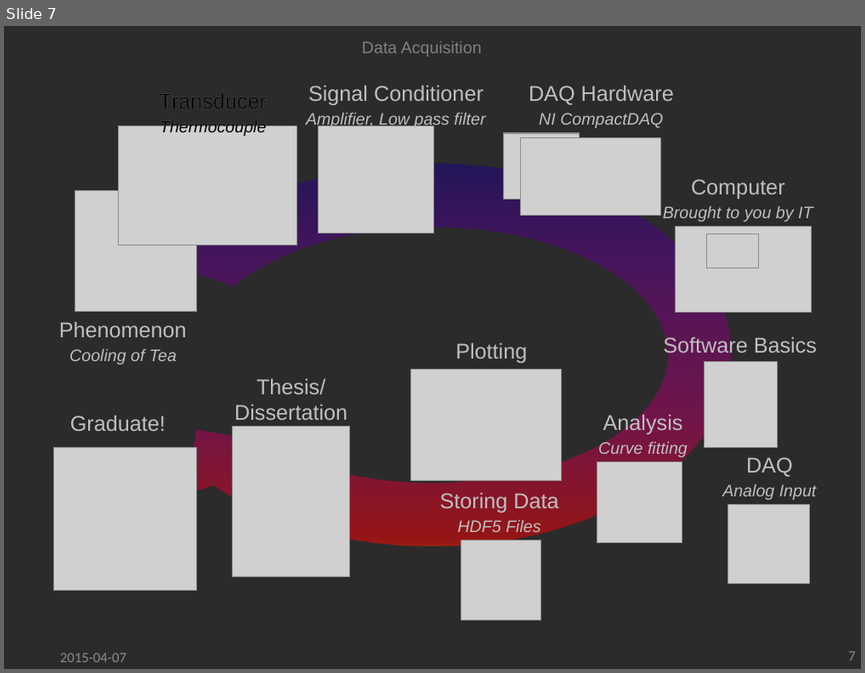
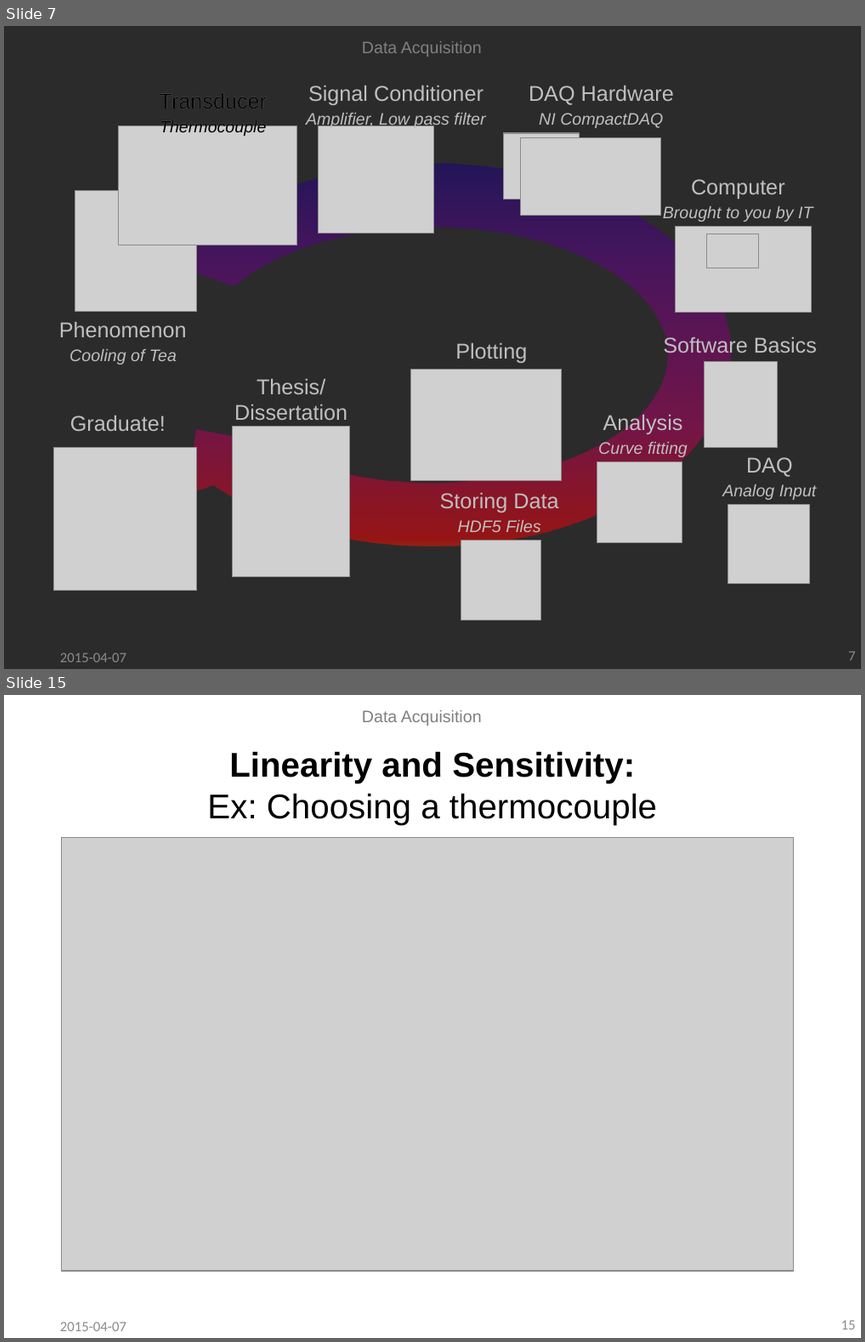
Before and after one commit to ddhanraj/ddhanraj, a slide deck: slides/DAQ.pptx. Shown one above the other, each under a label of ours: slide 7 before the commit, slides 7 and 15 after it; the slides between them are not shown. The pictures are 865x673 and 865x1342 pixels, drawn with LibreOffice and Linux fonts; fonts in the diff are those of the drawing; grey boxes stand for pictures; background and template pictures are left out; a plain dark background stands for a picture behind light text. Boxes give left, top, right and bottom in pixels: in the first picture for what was removed or moved away, otherwise in the second. Text is boxed around its words. In the diff, an @@ line names an element or a change of style, - is before the commit and + after.

```diff
--- a/slides/DAQ.pptx
+++ b/slides/DAQ.pptx
@@ slide 15 added at box(4, 695, 861, 1338), background picture (left out) @@
@@ text added at box(362, 710, 482, 726), 14 pt, text #808080 @@
+Data Acquisition
@@ title added at box(207, 751, 657, 825), 28.8 pt, text #000000, bold @@
+Linearity and Sensitivity:
+Ex: Choosing a thermocouple
@@ picture added at box(62, 838, 794, 1270) @@
@@ text added at box(60, 1321, 126, 1331), 12 pt, text #8C8C8C @@
+2015-04-07
@@ page number added at box(841, 1320, 856, 1329), 12 pt, text #8C8C8C @@
+15
```
Also in this commit, not shown: 6 slides changed, 11 other slides added, 3 other files.
